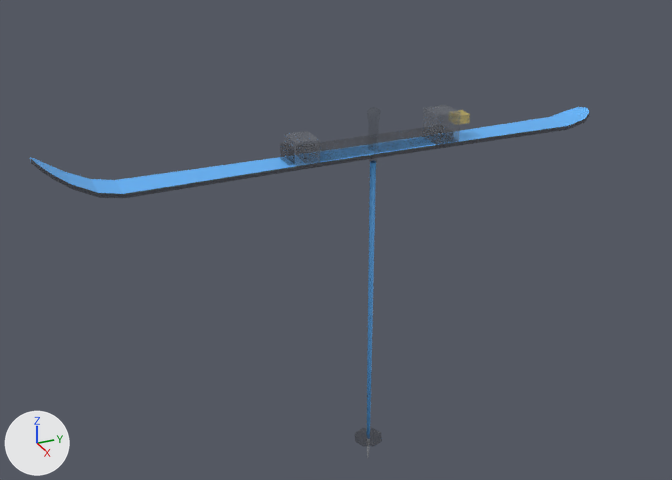
A saved change to the FBX model Assets/Summit/Resources/Rider/Rides.fbx.
The view is the same before and after, from a 50 mm lens placed at (2.187, -1.097, 0.806), pointed at (-0.044, -0.093, -0.309). The lights are fixed; the arrows at lower left show +X, +Y and +Z. The first picture is the older version.

The first picture shows 'Pole', 'Ski'.
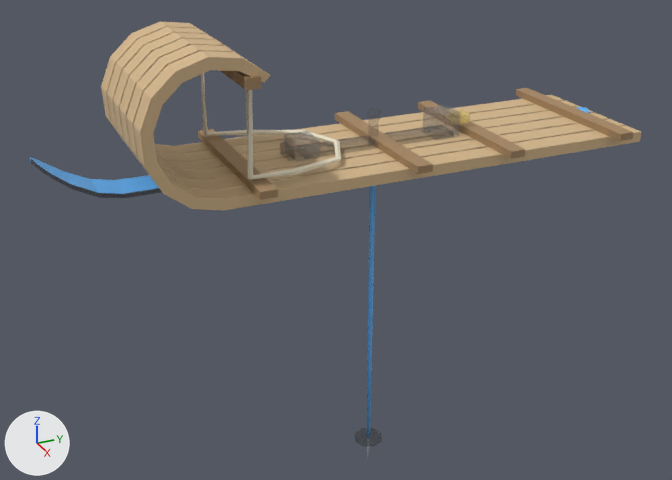
What differs and where, as boxes [x1, y1, x2, y2] in the pictures (672 x 480 px):
'Sled', added
    after: [101, 22, 641, 211]
    faces in mat_wood (beige #d4b68b): [101, 22, 641, 211]
    faces in mat_wooddark (brown #a68661): [198, 71, 633, 200]
    faces in mat_rope (pale yellow #efe7ce): [200, 73, 341, 180]
'Ski', unchanged, covered by the edit
    both: [30, 107, 590, 198]

Diff of the bpy script that builds the scene:
```diff
--- a/Assets/Summit/Resources/Rider/Rides.fbx.py
+++ b/Assets/Summit/Resources/Rider/Rides.fbx.py
@@ mat_rope @@
+mat_rope = principled_material('Rope')
+mat_rope.base_color = (0.86, 0.8, 0.62)  # pale yellow #efe7ce
+mat_rope.roughness = 0.9
@@ mat_wood @@
+mat_wood = principled_material('Wood')
+mat_wood.base_color = (0.66, 0.47, 0.26)  # beige #d4b68b
+mat_wood.roughness = 0.7
@@ mat_wooddark @@
+mat_wooddark = principled_material('WoodDark')
+mat_wooddark.base_color = (0.38, 0.24, 0.12)  # brown #a68661
+mat_wooddark.roughness = 0.7
@@ me_sled @@
+me_sled.from_pydata(...)  # 401 vertices, 374 faces; spans x -0.255..0.255, y -0.682..0.75, z -0.05..0.319
+# faces by material slot: [300, 30, 44]
+me_sled.materials.append(mat_wood)  # beige #d4b68b
+me_sled.materials.append(mat_wooddark)  # brown #a68661
+me_sled.materials.append(mat_rope)  # pale yellow #efe7ce
@@ ob_sled @@
+ob_sled = bpy.data.objects.new('Sled', me_sled)
+ob_sled.location = (0.0, 0.0, 0.0)
```
